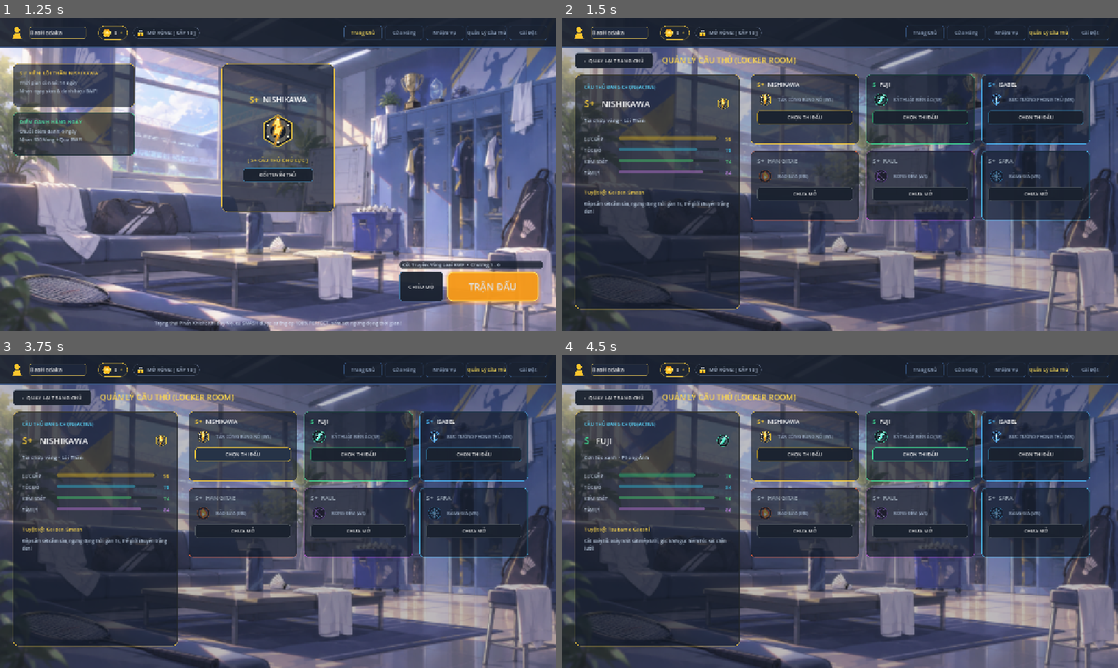
Above: before the commit, frames 1-4 (two rows, left to right).
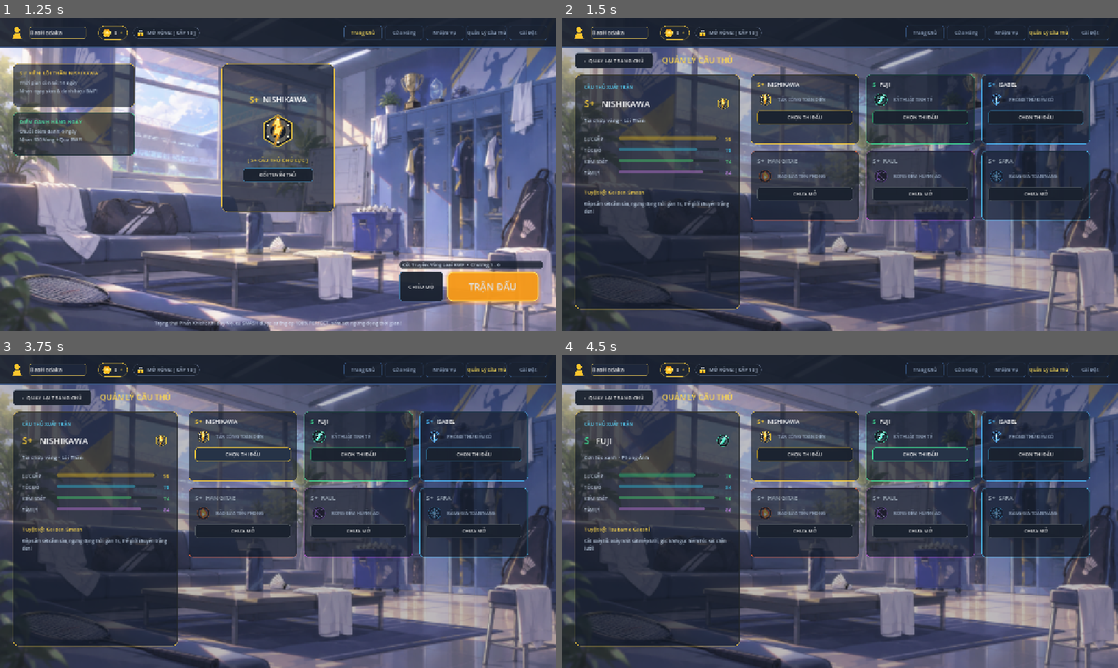
Above: after the commit, the same moments.

Repository: Lurz0205/kaiser-shuttle
Game: Godot game, scene res://scenes/Main.tscn
Two runs of this game, one before a commit and one after it. Both use one fixed random seed, a clock stepped at 60 frames per second and the inputs below. Sound files missing from this copy of the repository are replaced by a short silence.
Inputs:
- Up to frame 1 (1.25 s): click "▶ CHẠM HOẶC NHẤN PHÍM BẤT KỲ …" at 0.5 s
- Up to frame 2 (1.5 s): click "ĐỔI TUYỂN THỦ" at 1.25 s
- Up to frame 3 (3.75 s): click "‹ QUAY LẠI TRANG CHỦ" at 2 s; click "ĐỔI TUYỂN THỦ" at 2.75 s; click "CHỌN THI ĐẤU" at 3.5 s
- Up to frame 4 (4.5 s): click "CHỌN THI ĐẤU" at 4.25 s

Frame 1 is identical in both runs. In frame 2, 0.5% of the frame differs, in the area x 8-93%, y 12-52%; in frame 3, 0.5%; in frame 4, 0.5%.

Commit message:
Fix PvP controls: 100% independent input, mirrored left-side view for both players, lobby ready button with 3s countdown

Diff:
--- a/scripts/network/pvp_network_manager.gd
+++ b/scripts/network/pvp_network_manager.gd
@@ -73,7 +73,7 @@
 			if connection_timeout_timer > 8.0:
 				connection_timeout_timer = 0.0
 				disconnect_peer()
-				peer_disconnected.emit("Hết thời gian kết nối server (%s)" % server_url)
+				peer_disconnected.emit("Hết thời gian kết nối máy chủ thi đấu")
 
 		WebSocketPeer.STATE_OPEN:
 			connection_timeout_timer = 0.0
@@ -134,7 +134,7 @@
 				is_active = false
 				last_status = "disconnected"
 				connection_status_changed.emit("disconnected")
-				peer_disconnected.emit("Server đã ngắt kết nối (Mã: %d, Lý do: %s)" % [code, reason])
+				peer_disconnected.emit("Mất kết nối với máy chủ thi đấu")
 
 func _handle_server_packet(data: Dictionary) -> void:
 	var t = str(data.get("t", ""))
@@ -149,6 +149,7 @@
 			current_room = str(data.get("code", current_room))
 			last_status = "hosting"
 			connection_status_changed.emit("hosting")
+			packet_received.emit(data)
 
 		"room_joined":
 			current_room = str(data.get("code", current_room))
@@ -175,7 +176,7 @@
 			peer_disconnected.emit("Đối thủ đã thoát khỏi phòng.")
 
 		"error":
-			var msg = str(data.get("msg", "Lỗi mạng server"))
+			var msg = str(data.get("msg", "Lỗi kết nối máy chủ"))
 			peer_disconnected.emit(msg)
 
 		_:
@@ -196,7 +197,19 @@
 	pending_sets = sets
 	connection_timeout_timer = 0.0
 
-	_connect_if_needed()
+	if ws.get_ready_state() == WebSocketPeer.STATE_OPEN:
+		pending_action = ""
+		var pkt = {
+			"t": "create_room",
+			"code": current_room,
+			"char": pending_char,
+			"name": pending_name,
+			"pts": pending_pts,
+			"sets": pending_sets
+		}
+		send_packet(pkt)
+	else:
+		_connect_if_needed()
 
 func join_room(code: String, char_id: String = "wall", player_name: String = "PLAYER") -> void:
 	is_active = true
@@ -208,7 +221,17 @@
 	pending_name = player_name.strip_edges().to_upper() if not player_name.strip_edges().is_empty() else "PLAYER"
 	connection_timeout_timer = 0.0
 
-	_connect_if_needed()
+	if ws.get_ready_state() == WebSocketPeer.STATE_OPEN:
+		pending_action = ""
+		var pkt = {
+			"t": "join_room",
+			"code": current_room,
+			"char": pending_char,
+			"name": pending_name
+		}
+		send_packet(pkt)
+	else:
+		_connect_if_needed()
 
 func join_spectator(code: String) -> void:
 	is_active = true
@@ -218,7 +241,15 @@
 	pending_action = "spectate"
 	connection_timeout_timer = 0.0
 
-	_connect_if_needed()
+	if ws.get_ready_state() == WebSocketPeer.STATE_OPEN:
+		pending_action = ""
+		var pkt = {
+			"t": "join_spectator",
+			"code": current_room
+		}
+		send_packet(pkt)
+	else:
+		_connect_if_needed()
 
 func _connect_if_needed() -> void:
 	var state = ws.get_ready_state()
@@ -234,7 +265,7 @@
 		is_active = false
 		last_status = "error"
 		connection_status_changed.emit("error")
-		peer_disconnected.emit("Không thể mở kết nối tới " + server_url)
+		peer_disconnected.emit("Không thể kết nối tới máy chủ thi đấu")
 
 func start_match(pts: int, sets: int, first_server: String = "") -> void:
 	var pkt = {
--- a/scripts/ui/character_select_modal.gd
+++ b/scripts/ui/character_select_modal.gd
@@ -363,18 +363,18 @@
 		# Update button states
 		var btn_p = card.find_child("BtnPlayer", true, false) as Button
 		if btn_p:
-			btn_p.text = "[BẠN ĐANG CHỌN]" if is_p else "CHỌN CHO PLAYER"
+			btn_p.text = "ĐANG CHỌN" if is_p else "CHỌN RA SÂN"
 			btn_p.modulate = Color(0.4, 2.0, 0.6) if is_p else Color(1, 1, 1)
 
 		var btn_r = card.find_child("BtnRival", true, false) as Button
 		if btn_r:
-			btn_r.text = "[AI ĐANG CHỌN]" if is_r else "CHỌN CHO AI"
+			btn_r.text = "ĐỐI THỦ CHỌN" if is_r else "CHỌN ĐỐI THỦ"
 			btn_r.modulate = Color(0.4, 1.5, 3.0) if is_r else Color(1, 1, 1)
 
 	if label_matchup:
 		var p_name = CHAR_DATA[selected_player_id]["name"]
 		var r_name = CHAR_DATA[selected_rival_id]["name"]
-		label_matchup.text = "KÈO ĐẤU:  [PLAYER: %s]   VS   [AI RIVAL: %s]" % [p_name, r_name]
+		label_matchup.text = "KÈO ĐẤU:  BẠN: %s   VS   ĐỐI THỦ: %s" % [p_name, r_name]
 
 func _confirm_selection() -> void:
 	characters_confirmed.emit(selected_player_id, selected_rival_id)
--- a/scripts/ui/main_menu_controller.gd
+++ b/scripts/ui/main_menu_controller.gd
@@ -143,7 +143,7 @@
 	"nishikawa": {
 		"name": "NISHIKAWA",
 		"title": "Tia chớp vàng • Lôi Thần",
-		"archetype": "TẤN CÔNG BÙNG NỔ (WS)",
+		"archetype": "TẤN CÔNG TOÀN DIỆN",
 		"rarity": "S+",
 		"stars": 5,
 		"color": Color(1.0, 0.82, 0.22, 1.0),
@@ -160,7 +160,7 @@
 	"fuji": {
 		"name": "FUJI",
 		"title": "Cơn lốc xanh • Phong Ảnh",
-		"archetype": "KỸ THUẬT BIẾN ẢO (SE)",
+		"archetype": "KỸ THUẬT TINH TẾ",
 		"rarity": "S",
 		"stars": 4,
 		"color": Color(0.25, 0.90, 0.60, 1.0),
@@ -177,7 +177,7 @@
 	"wall": {
 		"name": "ISABEL",
 		"title": "Nữ hoàng đấu trường La Mã",
-		"archetype": "BỨC TƯỜNG PHÒNG THỦ (MB)",
+		"archetype": "PHÒNG THỦ KIÊN CỐ",
 		"rarity": "S+",
 		"stars": 5,
 		"color": Color(0.30, 0.75, 1.0, 1.0),
@@ -1000,11 +1000,11 @@
 
 	# 1. PVP Card (Studio Dual Racquets Icon)
 	cards_row.add_child(_create_mode_card_tex(
-		"PVP TRỰC TUYẾN",
-		"ONLINE 1V1",
+		"ĐẤU ĐỐI KHÁNG TRỰC TUYẾN",
+		"TRANH HÙNG ĐỈNH CAO",
 		TEX_PVP,
 		Color(0.20, 0.90, 0.80),
-		"Đấu thời gian thực qua WebRTC/WebSocket.\nTạo phòng & Thách đấu bạn bè toàn cầu!",
+		"So tài cầu lông trực tiếp cùng bạn bè và các cao thủ.\nTạo phòng riêng hoặc gia nhập nhanh chóng.",
 		"SẴN SÀNG",
 		false,
 		func():
@@ -1014,11 +1014,11 @@
 
 	# 2. AI Rival Card (Studio Gold Trophy Icon)
 	cards_row.add_child(_create_mode_card_tex(
-		"TRANH CÚP AI",
-		"VS RIVAL",
+		"THỬ THÁCH ĐỐI THỦ MÁY",
+		"ĐẤU ĐƠN CỌ XÁT",
 		TEX_TROPHY,
 		Color(1.0, 0.82, 0.25),
-		"Đấu đơn với AI thông minh BWF.\nTùy chỉnh độ khó Dễ - Trung Bình - Khó.",
+		"Tập luyện và tranh tài với các đối thủ máy đa phong cách.\nTùy chỉnh độ khó Dễ, Trung Bình hoặc Đỉnh Cao.",
 		"SẴN SÀNG",
 		false,
 		func():
@@ -1029,10 +1029,10 @@
 	# 3. Training Card (Studio Gold Padlock Icon)
 	cards_row.add_child(_create_mode_card_tex(
 		"SÂN TẬP LUYỆN",
-		"TRAINING",
+		"TẬP LUYỆN KỸ NĂNG",
 		TEX_PADLOCK,
 		Color(0.40, 0.70, 0.95),
-		"Luyện phát cầu, tập smash chuẩn nhịp,\ntập di chuyển bước lướt trên sân.",
+		"Luyện phát cầu, tập smash chuẩn nhịp\nvà di chuyển linh hoạt trên sân.",
 		"SẮP RA MẮT",
 		true,
 		func(): pass
@@ -1041,10 +1041,10 @@
 	# 4. Story Mode Card (Studio Gold Padlock Icon)
 	cards_row.add_child(_create_mode_card_tex(
 		"CỐT TRUYỆN THIẾU NIÊN",
-		"STORY CAMPAIGN",
+		"HÀNH TRÌNH VÔ ĐỊCH",
 		TEX_PADLOCK,
 		Color(0.85, 0.50, 1.0),
-		"Hành trình thiếu niên cầu lông từ giải\nphong trào đến đỉnh cao thế giới BWF.",
+		"Hành trình từ giải phong trào đến đỉnh cao thế giới.\nChinh phục các chặng đua kịch tính.",
 		"SẮP RA MẮT",
 		true,
 		func(): pass
@@ -1052,11 +1052,11 @@
 
 	# 5. Tournament Cup Card (Studio Gold Padlock Icon)
 	cards_row.add_child(_create_mode_card_tex(
-		"GIẢI ĐẤU TOURNAMENT",
-		"BWF WORLD CUP",
+		"GIẢI ĐẤU VÔ ĐỊCH",
+		"CÚP THẾ GIỚI",
 		TEX_PADLOCK,
 		Color(1.0, 0.55, 0.30),
-		"Vòng bảng & nhánh knock-out 16 tay vợt\nhạt giống tranh cúp vô địch.",
+		"Vòng bảng và loại trực tiếp 16 hạt giống xuất sắc\ntranh cúp vô địch danh giá.",
 		"SẮP RA MẮT",
 		true,
 		func(): pass
@@ -1146,7 +1146,7 @@
 	setup_m.add_child(setup_vbox)
 
 	var setup_title = Label.new()
-	setup_title.text = "THIẾT LẬP TRANH TÀI (VS AI RIVAL)"
+	setup_title.text = "CẤU HÌNH TRANH TÀI"
 	setup_title.horizontal_alignment = HORIZONTAL_ALIGNMENT_CENTER
 	setup_title.add_theme_font_size_override("font_size", 18)
 	setup_title.modulate = Color(1.0, 0.85, 0.3)
@@ -1172,20 +1172,20 @@
 	setup_vbox.add_child(diff_box)
 
 	var lbl_diff = Label.new()
-	lbl_diff.text = "ĐỘ KHÓ AI:"
+	lbl_diff.text = "ĐỘ KHÓ:"
 	lbl_diff.add_theme_font_size_override("font_size", 12)
 	lbl_diff.modulate = Color(0.75, 0.82, 0.90)
 	diff_box.add_child(lbl_diff)
 
-	btn_diff_easy = _create_clean_button("DỄ (EASY)", Color(0.25, 0.85, 0.50), Vector2(110, 32), 11)
+	btn_diff_easy = _create_clean_button("DỄ", Color(0.25, 0.85, 0.50), Vector2(100, 32), 11)
 	btn_diff_easy.pressed.connect(func(): _set_difficulty(0))
 	diff_box.add_child(btn_diff_easy)
 
-	btn_diff_medium = _create_clean_button("TRUNG BÌNH (MED)", Color(1.0, 0.80, 0.25), Vector2(130, 32), 11)
+	btn_diff_medium = _create_clean_button("TRUNG BÌNH", Color(1.0, 0.80, 0.25), Vector2(120, 32), 11)
 	btn_diff_medium.pressed.connect(func(): _set_difficulty(1))
 	diff_box.add_child(btn_diff_medium)
 
-	btn_diff_hard = _create_clean_button("KHÓ (HARD)", Color(0.95, 0.35, 0.35), Vector2(110, 32), 11)
+	btn_diff_hard = _create_clean_button("ĐỈNH CAO", Color(0.95, 0.35, 0.35), Vector2(110, 32), 11)
 	btn_diff_hard.pressed.connect(func(): _set_difficulty(2))
 	diff_box.add_child(btn_diff_hard)
 
@@ -1197,7 +1197,7 @@
 	setup_vbox.add_child(pts_box)
 
 	var lbl_pts = Label.new()
-	lbl_pts.text = "ĐIỂM THẮNG (CÁCH 2 ĐIỂM):"
+	lbl_pts.text = "ĐIỂM THẮNG MỖI SET:"
 	lbl_pts.add_theme_font_size_override("font_size", 12)
 	lbl_pts.modulate = Color(0.75, 0.82, 0.90)
 	pts_box.add_child(lbl_pts)
@@ -1210,7 +1210,7 @@
 	btn_pts_15.pressed.connect(func(): _set_target_points(15))
 	pts_box.add_child(btn_pts_15)
 
-	btn_pts_21 = _create_clean_button("21 ĐIỂM (BWF)", Color(0.95, 0.40, 0.35), Vector2(120, 32), 11)
+	btn_pts_21 = _create_clean_button("21 ĐIỂM TIÊU CHUẨN", Color(0.95, 0.40, 0.35), Vector2(160, 32), 11)
 	btn_pts_21.pressed.connect(func(): _set_target_points(21))
 	pts_box.add_child(btn_pts_21)
 
@@ -1227,11 +1227,11 @@
 	lbl_sets.modulate = Color(0.75, 0.82, 0.90)
 	sets_box.add_child(lbl_sets)
 
-	btn_sets_1 = _create_clean_button("1 SET (CHẠM ĐIỂM)", Color(0.35, 0.85, 1.0), Vector2(140, 32), 11)
+	btn_sets_1 = _create_clean_button("1 SET THẮNG NHANH", Color(0.35, 0.85, 1.0), Vector2(160, 32), 11)
 	btn_sets_1.pressed.connect(func(): _set_match_sets(1))
 	sets_box.add_child(btn_sets_1)
 
-	btn_sets_3 = _create_clean_button("3 SET (BEST OF 3)", Color(1.0, 0.85, 0.25), Vector2(150, 32), 11)
+	btn_sets_3 = _create_clean_button("3 SET THẮNG 2", Color(1.0, 0.85, 0.25), Vector2(140, 32), 11)
 	btn_sets_3.pressed.connect(func(): _set_match_sets(3))
 	sets_box.add_child(btn_sets_3)
 
@@ -1249,7 +1249,7 @@
 	action_row.mouse_filter = Control.MOUSE_FILTER_PASS
 	setup_vbox.add_child(action_row)
 
-	var btn_start_match = _create_clean_button("VÀO SÂN TRANH TÀI (START)", Color(1.0, 0.82, 0.25), Vector2(280, 44), 15)
+	var btn_start_match = _create_clean_button("VÀO SÂN TRANH TÀI", Color(1.0, 0.82, 0.25), Vector2(240, 44), 15)
 	btn_start_match.pressed.connect(_confirm_and_start_match)
 	action_row.add_child(btn_start_match)
 
@@ -1292,7 +1292,7 @@
 	header_row.alignment = BoxContainer.ALIGNMENT_BEGIN
 
 	var lbl_title = Label.new()
-	lbl_title.text = "ONLINE MULTIPLAYER (PVP 1V1)"
+	lbl_title.text = "ĐẤU ĐỐI KHÁNG TRỰC TUYẾN"
 	lbl_title.add_theme_font_size_override("font_size", 20)
 	lbl_title.modulate = Color(0.25, 0.90, 0.85)
 	header_row.add_child(lbl_title)
@@ -1472,11 +1472,20 @@
 
 	var btn_copy = _create_clean_button("CHÉP MÃ", Color(0.85, 0.85, 0.85), Vector2(100, 34), 11)
 	btn_copy.pressed.connect(func():
-		if not pvp_current_code.is_empty():
+		if not pvp_current_code.is_empty() and pvp_current_code != "----":
 			if OS.has_feature("web"):
-				JavaScriptBridge.eval("window.kaiserCopy('" + pvp_current_code + "')")
+				JavaScriptBridge.eval("""
+					if (navigator.clipboard && navigator.clipboard.writeText) {
+						navigator.clipboard.writeText('%s').catch(function(){});
+					}
+				""" % pvp_current_code)
 			DisplayServer.clipboard_set(pvp_current_code)
 			btn_copy.text = "ĐÃ CHÉP"
+			var t = get_tree().create_timer(1.8)
+			t.timeout.connect(func():
+				if is_instance_valid(btn_copy):
+					btn_copy.text = "CHÉP MÃ"
+			)
 	)
 	code_row.add_child(btn_copy)
 	hv.add_child(code_row)
@@ -1516,7 +1525,7 @@
 	input_row.add_child(btn_join)
 	jv.add_child(input_row)
 
-	var btn_spec = _create_clean_button("KHÁN GIẢ (SPECTATE)", Color(0.70, 0.60, 0.90), Vector2(180, 34), 11)
+	var btn_spec = _create_clean_button("THEO DÕI TRẬN ĐẤU", Color(0.70, 0.60, 0.90), Vector2(180, 34), 11)
 	btn_spec.pressed.connect(_on_spectate_room)
 	jv.add_child(btn_spec)
 
@@ -1525,7 +1534,7 @@
 	bot_row.alignment = BoxContainer.ALIGNMENT_CENTER
 	bot_row.add_theme_constant_override("separation", 16)
 
-	btn_pvp_start = _create_clean_button("BẮT ĐẦU TRANH TÀI (START)", Color(1.0, 0.82, 0.25), Vector2(280, 44), 14)
+	btn_pvp_start = _create_clean_button("BẮT ĐẦU TRANH TÀI", Color(1.0, 0.82, 0.25), Vector2(240, 44), 14)
 	btn_pvp_start.disabled = true
 	btn_pvp_start.pressed.connect(_on_pvp_start_pressed)
 	bot_row.add_child(btn_pvp_start)
@@ -1559,7 +1568,7 @@
 	roster_panel.add_child(back_btn)
 
 	var title_lbl = Label.new()
-	title_lbl.text = "QUẢN LÝ CẦU THỦ (LOCKER ROOM)"
+	title_lbl.text = "QUẢN LÝ CẦU THỦ"
 	title_lbl.position = Vector2(230, 84)
 	title_lbl.add_theme_font_size_override("font_size", 18)
 	title_lbl.modulate = Color(1.0, 0.85, 0.3)
@@ -1600,9 +1609,9 @@
 		grid.add_child(c_card)
 
 	# Locked players with studio skill icons
-	grid.add_child(_create_roster_card("gitae", "HAN GITAE", "S+", "BÃO LỬA (MB)", Color(1.0, 0.4, 0.2), TEX_SKILL_FIRE, true))
-	grid.add_child(_create_roster_card("raul", "RAUL", "S+", "BÓNG ĐÊM (WS)", Color(0.8, 0.3, 0.9), TEX_SKILL_VOID, true))
-	grid.add_child(_create_roster_card("sara", "SARA", "S+", "BĂNG GIÁ (WS)", Color(0.3, 0.8, 1.0), TEX_SKILL_FROST, true))
+	grid.add_child(_create_roster_card("gitae", "HAN GITAE", "S+", "BÃO LỬA TIÊN PHONG", Color(1.0, 0.4, 0.2), TEX_SKILL_FIRE, true))
+	grid.add_child(_create_roster_card("raul", "RAUL", "S+", "BÓNG ĐÊM HUYỀN ẢO", Color(0.8, 0.3, 0.9), TEX_SKILL_VOID, true))
+	grid.add_child(_create_roster_card("sara", "SARA", "S+", "BĂNG GIÁ TOÀN NĂNG", Color(0.3, 0.8, 1.0), TEX_SKILL_FROST, true))
 
 func _create_roster_card(cid: String, cname: String, rarity: String, arch: String, col: Color, skill_tex: Texture2D, is_locked: bool) -> PanelContainer:
 	var p = _create_spike_translucent_panel(Vector2(250, 160), 10, Color(col.r, col.g, col.b, 0.50))
@@ -1684,7 +1693,7 @@
 	m.add_child(v)
 
 	var tag = Label.new()
-	tag.text = "CẦU THỦ ĐANG CHỌN (ACTIVE)"
+	tag.text = "CẦU THỦ XUẤT TRẬN"
 	tag.add_theme_font_size_override("font_size", 11)
 	tag.modulate = Color(0.35, 0.85, 1.0)
 	v.add_child(tag)
@@ -1806,14 +1815,14 @@
 
 	var top_r = HBoxContainer.new()
 	var q_lbl = Label.new()
-	q_lbl.text = "NHIỆM VỤ HÀNG NGÀY (TIẾN TRÌNH: 0 / 1000P)"
+	q_lbl.text = "NHIỆM VỤ HÀNG NGÀY • TIẾN TRÌNH: 0 / 1000P"
 	q_lbl.add_theme_font_size_override("font_size", 16)
 	q_lbl.modulate = Color(1.0, 0.85, 0.3)
 	top_r.add_child(q_lbl)
 	v.add_child(top_r)
 
 	v.add_child(_create_quest_item("Điểm danh hàng ngày", "+250P", "0/1"))
-	v.add_child(_create_quest_item("Chiến thắng 2 ván đấu ở [PVP Trực Tuyến]", "+250P", "0/2"))
+	v.add_child(_create_quest_item("Chiến thắng 2 ván đấu ở Đấu Đối Kháng Trực Tuyến", "+250P", "0/2"))
 	v.add_child(_create_quest_item("Ghi 3 điểm trực tiếp từ cú SMASH hoàn hảo", "+250P", "0/3"))
 	v.add_child(_create_quest_item("Thực hiện 5 pha cứu cầu trượt sàn thành công", "+250P", "0/5"))
 
@@ -1838,7 +1847,7 @@
 	m.add_child(h)
 
 	var t = Label.new()
-	t.text = title + " (" + prog + ")"
+	t.text = title + " • " + prog
 	t.size_flags_horizontal = Control.SIZE_EXPAND_FILL
 	t.add_theme_font_size_override("font_size", 13)
 	h.add_child(t)
@@ -1944,15 +1953,15 @@
 	v.mouse_filter = Control.MOUSE_FILTER_PASS
 
 	var t = Label.new()
-	t.text = "CÀI ĐẶT ÂM THANH (THE SPIKE LEVEL INDICATOR)"
+	t.text = "CÀI ĐẶT ÂM THANH"
 	t.add_theme_font_size_override("font_size", 15)
 	t.modulate = Color(1.0, 0.85, 0.3)
 	v.add_child(t)
 
-	v.add_child(_create_stepped_volume_row("Âm lượng tổng (Master Volume):", 5, func(val): pass))
+	v.add_child(_create_stepped_volume_row("Âm lượng tổng:", 5, func(val): pass))
 
 	var bgm_cur_step = int(round(bgm_match_volume * 5.0))
-	v.add_child(_create_stepped_volume_row("Nhạc nền trong trận (Match BGM):", bgm_cur_step, func(step):
+	v.add_child(_create_stepped_volume_row("Nhạc nền trong trận:", bgm_cur_step, func(step):
 		bgm_match_volume = float(step) / 5.0
 		bgm_match_enabled = (step > 0)
 		settings_updated.emit(squeak_enabled, bgm_match_enabled, bgm_match_volume, low_graphics_mode)
@@ -1961,7 +1970,7 @@
 	var sq_row = HBoxContainer.new()
 	sq_row.mouse_filter = Control.MOUSE_FILTER_PASS
 	var sq_lbl = Label.new()
-	sq_lbl.text = "Tiếng rít giày sàn đấu (Shoe Squeak):"
+	sq_lbl.text = "Tiếng rít giày sàn đấu:"
 	sq_lbl.size_flags_horizontal = Control.SIZE_EXPAND_FILL
 	sq_lbl.add_theme_font_size_override("font_size", 13)
 	sq_row.add_child(sq_lbl)
@@ -1985,7 +1994,7 @@
 	v.mouse_filter = Control.MOUSE_FILTER_PASS
 
 	var t = Label.new()
-	t.text = "CÀI ĐẶT ĐỒ HỌA & HIỆU NĂNG"
+	t.text = "CÀI ĐẶT ĐỒ HỌA VÀ HIỆU NĂNG"
 	t.add_theme_font_size_override("font_size", 15)
 	t.modulate = Color(0.35, 0.85, 1.0)
 	v.add_child(t)
@@ -1994,7 +2003,7 @@
 		var gfx_row = HBoxContainer.new()
 		gfx_row.mouse_filter = Control.MOUSE_FILTER_PASS
 		var lbl_gfx = Label.new()
-		lbl_gfx.text = "Chế độ đồ họa mượt mà (Low GFX Web):"
+		lbl_gfx.text = "Chế độ đồ họa tiết kiệm:"
 		lbl_gfx.size_flags_horizontal = Control.SIZE_EXPAND_FILL
 		lbl_gfx.add_theme_font_size_override("font_size", 13)
 		gfx_row.add_child(lbl_gfx)
@@ -2010,7 +2019,7 @@
 		v.add_child(gfx_row)
 	else:
 		var lbl_pc = Label.new()
-		lbl_pc.text = "Cấu hình PC: Đồ họa ULTRA MAX (Tự động tối ưu 120+ FPS)"
+		lbl_pc.text = "Cấu hình máy: Đồ họa chất lượng cao mượt mà"
 		lbl_pc.add_theme_font_size_override("font_size", 13)
 		lbl_pc.modulate = Color(0.3, 0.9, 0.5)
 		v.add_child(lbl_pc)
@@ -2047,13 +2056,13 @@
 	v.add_child(t)
 
 	var id_lbl = Label.new()
-	id_lbl.text = "UID: KAISER-778902  •  Server: Global WebRTC"
+	id_lbl.text = "UID: KAISER-778902  •  Máy chủ: Châu Á Thái Bình Dương"
 	id_lbl.add_theme_font_size_override("font_size", 12)
 	id_lbl.modulate = Color(0.75, 0.82, 0.90)
 	v.add_child(id_lbl)
 
 	var ver_lbl = Label.new()
-	ver_lbl.text = "Phiên bản: Kaiser Shuttle v8.3.1 (Spike Liquid Glass Edition)"
+	ver_lbl.text = "Phiên bản: Kaiser Shuttle v8.3.1 - Bản Tiêu Chuẩn"
 	ver_lbl.add_theme_font_size_override("font_size", 12)
 	ver_lbl.modulate = Color(0.65, 0.72, 0.80)
 	v.add_child(ver_lbl)
@@ -2175,13 +2184,13 @@
 	b_row.mouse_filter = Control.MOUSE_FILTER_PASS
 	vbox.add_child(b_row)
 
-	var btn_p = _create_clean_button("CHỌN PLAYER", Color(0.25, 0.85, 0.45), Vector2(0, 30), 11)
+	var btn_p = _create_clean_button("BẠN", Color(0.25, 0.85, 0.45), Vector2(0, 30), 11)
 	btn_p.name = "BtnPlayer"
 	btn_p.size_flags_horizontal = Control.SIZE_EXPAND_FILL
 	btn_p.pressed.connect(func(): _select_player(cid))
 	b_row.add_child(btn_p)
 
-	var btn_r = _create_clean_button("CHỌN AI", Color(0.30, 0.70, 1.0), Vector2(0, 30), 11)
+	var btn_r = _create_clean_button("ĐỐI THỦ", Color(0.30, 0.70, 1.0), Vector2(0, 30), 11)
 	btn_r.name = "BtnRival"
 	btn_r.size_flags_horizontal = Control.SIZE_EXPAND_FILL
 	btn_r.pressed.connect(func(): _select_rival(cid))
@@ -2343,20 +2352,20 @@
 
 		var btn_p = card.find_child("BtnPlayer", true, false) as Button
 		if btn_p:
-			btn_p.text = "[BẠN ĐANG CHỌN]" if is_p else "CHỌN CHO PLAYER"
+			btn_p.text = "ĐANG CHỌN" if is_p else "CHỌN RA SÂN"
 			btn_p.modulate = Color(0.3, 1.8, 0.5) if is_p else Color(1, 1, 1)
 
 		var btn_r = card.find_child("BtnRival", true, false) as Button
 		if btn_r:
-			btn_r.text = "[AI ĐANG CHỌN]" if is_r else "CHỌN CHO AI"
+			btn_r.text = "ĐỐI THỦ CHỌN" if is_r else "CHỌN ĐỐI THỦ"
 			btn_r.modulate = Color(0.3, 1.3, 2.5) if is_r else Color(1, 1, 1)
 
 	if label_matchup_summary:
 		var p_name = CHAR_DATA[selected_player_id]["name"]
 		var r_name = CHAR_DATA[selected_rival_id]["name"]
-		var diff_str = "DỄ" if selected_difficulty == 0 else ("TRUNG BÌNH" if selected_difficulty == 1 else "KHÓ")
-		var set_str = "1 SET" if selected_match_sets == 1 else "3 SET (BEST OF 3)"
-		label_matchup_summary.text = "KÈO ĐẤU:  [PLAYER: %s]   VS   [AI: %s]   •   ĐỘ KHÓ: [%s]   •   CHẠM: [%d ĐIỂM]   •   [%s]" % [p_name, r_name, diff_str, selected_target_points, set_str]
+		var diff_str = "DỄ" if selected_difficulty == 0 else ("TRUNG BÌNH" if selected_difficulty == 1 else "ĐỈNH CAO")
+		var set_str = "1 SET THẮNG" if selected_match_sets == 1 else "3 SET THẮNG 2"
+		label_matchup_summary.text = "KÈO ĐẤU:  BẠN: %s   VS   ĐỐI THỦ: %s   •   ĐỘ KHÓ: %s   •   CHẠM: %d ĐIỂM   •   %s" % [p_name, r_name, diff_str, selected_target_points, set_str]
 
 func _confirm_and_start_match() -> void:
 	start_match_requested.emit(selected_player_id, selected_rival_id, selected_difficulty, selected_target_points, selected_match_sets)
@@ -2449,13 +2458,23 @@
 		pvp_char_desc_lbl.text = "TUYỂN THỦ: [%s] • %s" % [cdata["name"], cdata["skill_desc"]]
 		pvp_char_desc_lbl.modulate = cdata["color"]
 
+func _generate_room_code() -> String:
+	var chars = "23456789ABCDEFGHJKLMNPQRSTUVWXYZ"
+	var code = ""
+	for i in range(4):
+		code += chars[randi() % chars.length()]
+	return code
+
 func _on_host_create_room() -> void:
 	pvp_is_host = true
+	pvp_current_code = _generate_room_code()
+	if pvp_host_code_lbl:
+		pvp_host_code_lbl.text = "MÃ: " + pvp_current_code
+	if pvp_status_lbl:
+		pvp_status_lbl.text = "● ĐANG KẾT NỐI MÁY CHỦ..."
+		pvp_status_lbl.modulate = Color(1.0, 0.85, 0.3)
 	if net_manager:
-		net_manager.create_room()
-		if pvp_status_lbl:
-			pvp_status_lbl.text = "● ĐANG TẠO PHÒNG..."
-			pvp_status_lbl.modulate = Color(1.0, 0.85, 0.3)
+		net_manager.host_room(pvp_current_code, pvp_selected_char, pvp_selected_points, pvp_selected_sets, pvp_player_name)
 
 func _on_client_join_room() -> void:
 	pvp_is_host = false
@@ -2464,9 +2483,9 @@
 		return
 	pvp_current_code = code
 	if net_manager:
-		net_manager.join_room(code)
+		net_manager.join_room(code, pvp_selected_char, pvp_player_name)
 		if pvp_status_lbl:
-			pvp_status_lbl.text = "● ĐANG KẾT NỐI: " + code
+			pvp_status_lbl.text = "● ĐANG VÀO PHÒNG: " + code
 			pvp_status_lbl.modulate = Color(0.35, 0.75, 1.0)
 
 func _on_spectate_room() -> void:
@@ -2499,10 +2518,24 @@
 
 func _on_net_status_changed(status: String) -> void:
 	if pvp_status_lbl:
-		pvp_status_lbl.text = "● " + status.to_upper()
+		var st_upper = status.to_upper()
+		if st_upper == "CONNECTING":
+			pvp_status_lbl.text = "● ĐANG KẾT NỐI MÁY CHỦ..."
+			pvp_status_lbl.modulate = Color(1.0, 0.85, 0.3)
+		elif st_upper == "HOSTING":
+			pvp_status_lbl.text = "● PHÒNG MỞ: ĐANG CHỜ ĐỐI THỦ..."
+			pvp_status_lbl.modulate = Color(0.25, 0.90, 0.55)
+		elif st_upper == "CONNECTED":
+			pvp_status_lbl.text = "● ĐÃ KẾT NỐI VỚI ĐỐI THỦ"
+			pvp_status_lbl.modulate = Color(0.20, 0.95, 0.60)
+		else:
+			pvp_status_lbl.text = "● " + st_upper
 
 func _on_net_peer_connected(is_opponent: bool) -> void:
 	pvp_is_connected = true
+	if pvp_status_lbl:
+		pvp_status_lbl.text = "● ĐỐI THỦ ĐÃ VÀO PHÒNG"
+		pvp_status_lbl.modulate = Color(0.20, 0.95, 0.60)
 	if pvp_is_host and btn_pvp_start:
 		btn_pvp_start.disabled = false
 	if net_manager:
@@ -2525,14 +2558,19 @@
 		pvp_ping_lbl.text = "Ping: %d ms" % ping_ms
 
 func _on_net_packet_received(pkt: Dictionary) -> void:
-	var ptype = str(pkt.get("type", ""))
+	var ptype = str(pkt.get("type", pkt.get("t", "")))
 	if ptype == "room_created":
-		pvp_current_code = str(pkt.get("room_code", ""))
-		if pvp_host_code_lbl:
-			pvp_host_code_lbl.text = "MÃ: " + pvp_current_code
+		var srv_code = str(pkt.get("code", pkt.get("room_code", "")))
+		if not srv_code.is_empty():
+			pvp_current_code = srv_code
+			if pvp_host_code_lbl:
+				pvp_host_code_lbl.text = "MÃ: " + pvp_current_code
+		if pvp_status_lbl:
+			pvp_status_lbl.text = "● PHÒNG MỞ: ĐANG CHỜ ĐỐI THỦ..."
+			pvp_status_lbl.modulate = Color(0.25, 0.90, 0.55)
 	elif ptype == "char_pick":
 		pvp_opponent_char = str(pkt.get("char", "wall"))
-		pvp_opponent_name = str(pkt.get("player_name", "PLAYER 2"))
+		pvp_opponent_name = str(pkt.get("player_name", "ĐỐI THỦ"))
 	elif ptype == "match_config":
 		pvp_selected_points = int(pkt.get("pts", 11))
 		pvp_selected_sets = int(pkt.get("sets", 1))
Binary file added: TAI NGUYEN/Logo game tốc độ Kaiser Shuttle.png
Binary file added: TAI NGUYEN/Phòng chờ câu lạc bộ cầu lông.png
Binary file added: TAI NGUYEN/Sân cầu lông Kaiser Shuttle rực sáng.png
